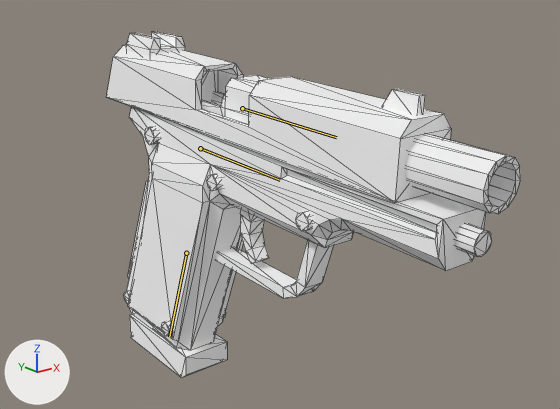
An edit to the glTF model FirstPersonShooter/Assets/myarms/mygun.glb, drawn before and after from the same camera.
One viewpoint serves both versions: a camera (50 mm lens) standing at (-0.34, -0.279, -0.03) and looking at (-0.096, 0.026, -0.152). Every picture has the same lights, and +X, +Y and +Z are marked at lower left. Both versions are drawn at frame 2 of the action 'GUN_fire'; the numbers are the values there. The bones that bend it are drawn over the model as lines. Mesh edges are drawn as thin lines.

In view in the first picture: 'gun'.
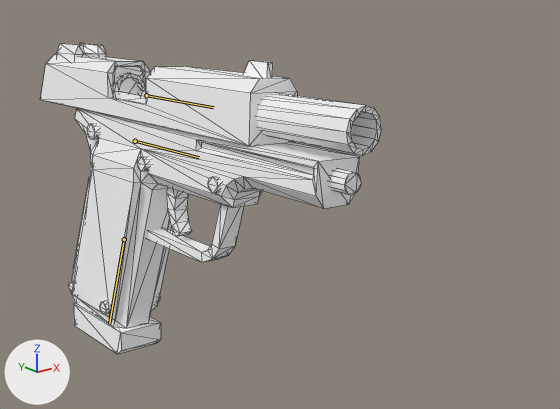
What changed in the scene script:
```text
Change bone_gun_root:
    where bone_gun_root = bpy.data.objects['Gun_Rig'].pose.bones['gun_root']
    bone_gun_root.location: (0.1265, 0.0036, -0.1621) -> (0.1265, -0.067, -0.1705)
    bone_gun_root.rotation_quaternion: (0.999, -0.024, -0.002, 0.01) -> (0.998, 0.016, -0.039, 0.021)  # degrees (-3, 0, 1) -> degrees (2, -4, 2)
Change bone_slide:
    where bone_slide = bpy.data.objects['Gun_Rig'].pose.bones['slide']  # child of 'gun_root'
    bone_slide.location: (0.0, -0.0229, 0.0) -> (0.0, -0.0457, 0.0)
```

What differs and where, as boxes (x1, y1, x2, y2) in the pictures (560 x 409 px):
'gun', posed (18% narrower, 10% shorter): before (106, 31, 520, 378); after (40, 43, 381, 354)
bone 'gun_root', root to tip: before (200, 148) to (280, 180); after (135, 141) to (199, 157)
bone 'slide', root to tip: before (242, 108) to (336, 137); after (146, 95) to (213, 107)
